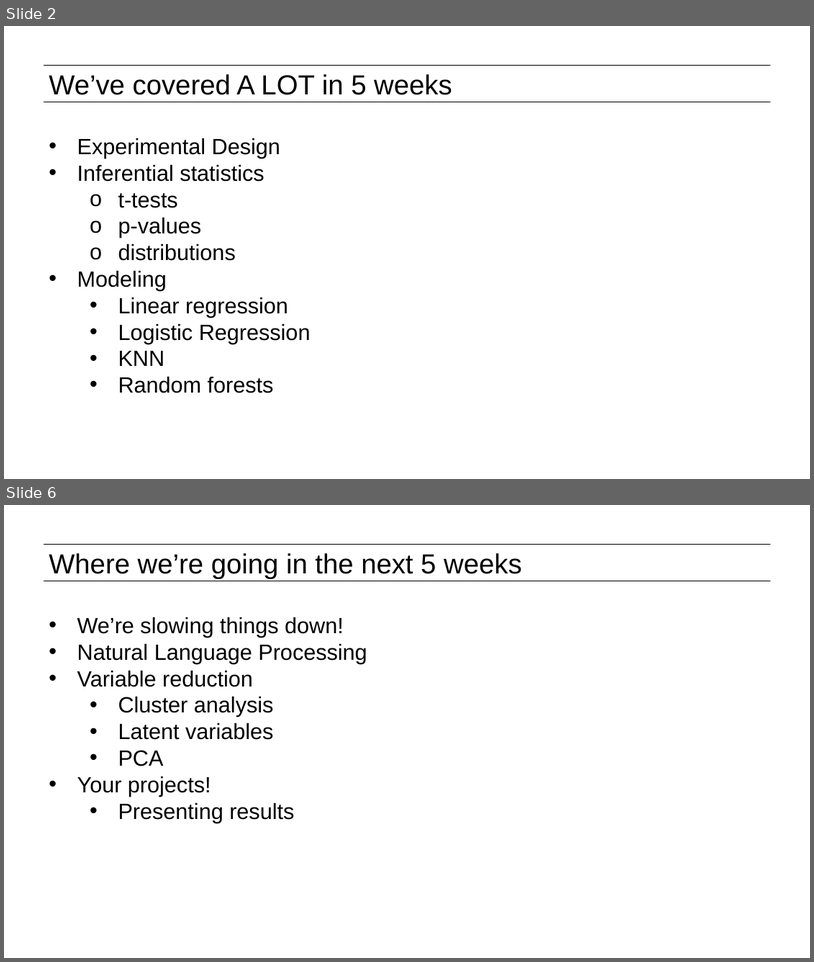
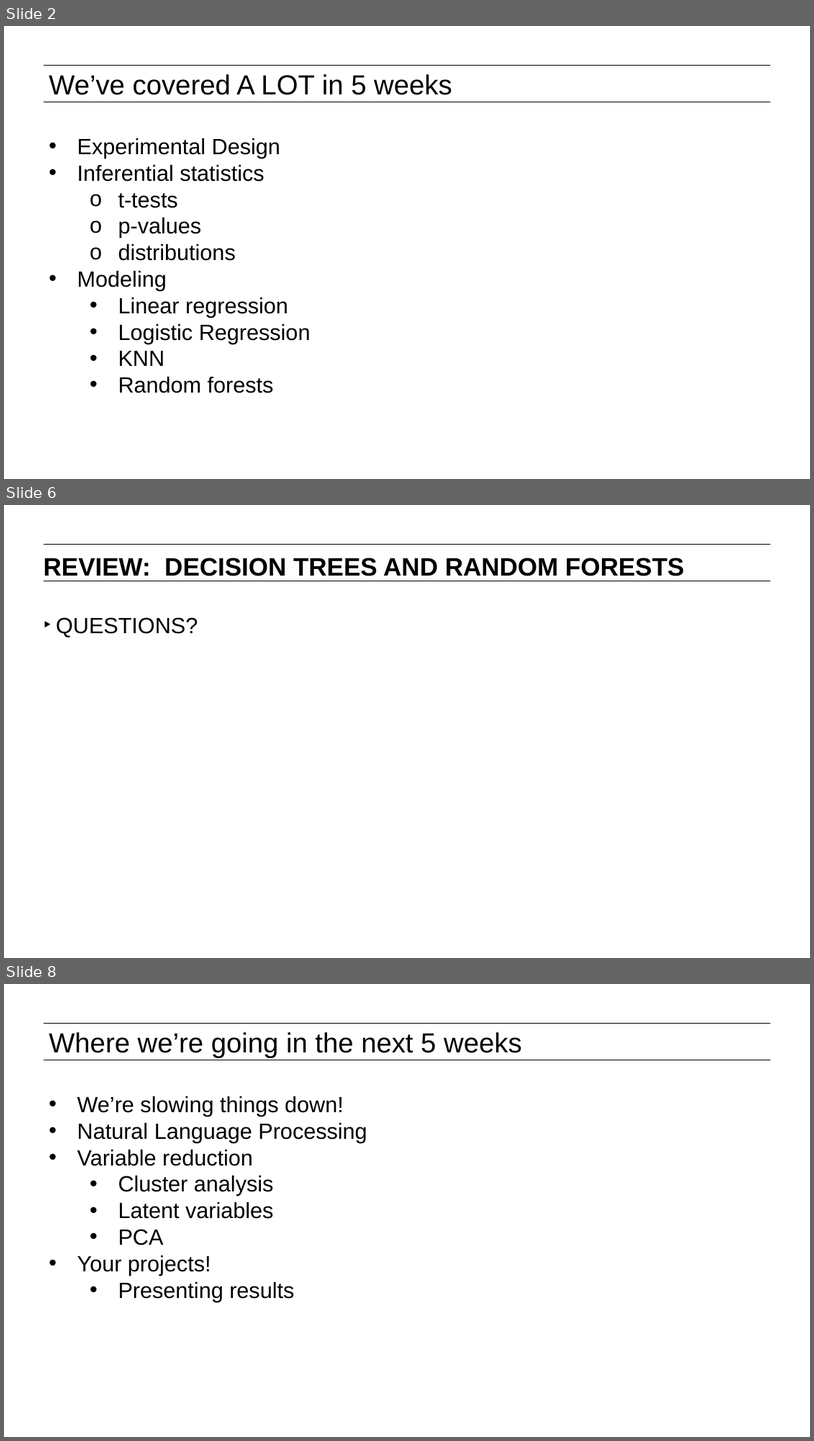
Before and after one commit to JamiesHQ/GA-MyDSRepo, a slide deck: lesson-11/11-natural-language-processing-and-text-classification.pptx. Shown one above the other, each under a label of ours: slides 2 and 6 before the commit, slides 2, 6 and 8 after it; the slides between them are not shown. The pictures are 814x962 and 814x1441 pixels, drawn with LibreOffice and Linux fonts; fonts in the diff are those of the drawing. Boxes give left, top, right and bottom in pixels: in the first picture for what was removed or moved away, otherwise in the second. Text is boxed around its words. In the diff, an @@ line names an element or a change of style, - is before the commit and + after.

```diff
--- a/lesson-11/11-natural-language-processing-and-text-classification.pptx
+++ b/lesson-11/11-natural-language-processing-and-text-classification.pptx
@@ slide 6 added at (x1=4, y1=505, x2=810, y2=958), background #FFFFFF; not listed: 2 template elements that a slide beside it also shows @@
@@ text added at (x1=44, y1=558, x2=684, y2=576), 32 pt, text #000000, bold @@
+REVIEW: DECISION TREES AND RANDOM FORESTS
@@ text added at (x1=56, y1=617, x2=198, y2=637), 28 pt, text #000000 @@
+‣ QUESTIONS?
@@ what was slide 6 is now slide 8 @@
```
Also in this commit, not shown: 3 slides changed, 1 other slide added, 1 other file.
